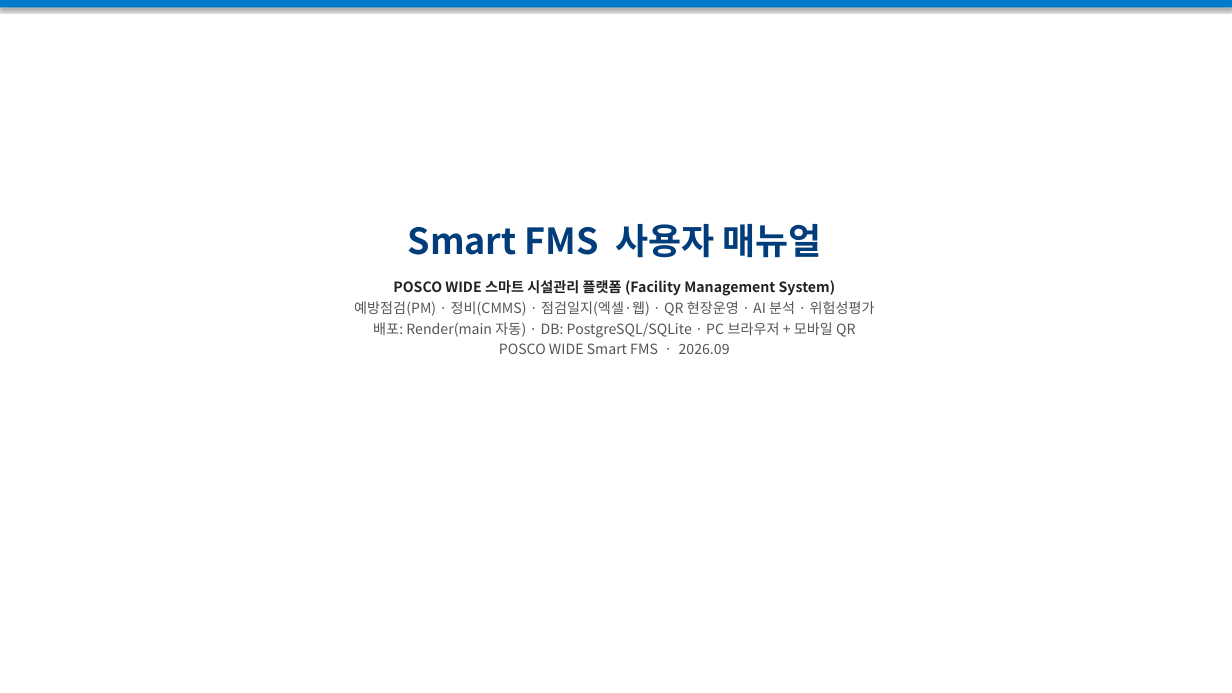
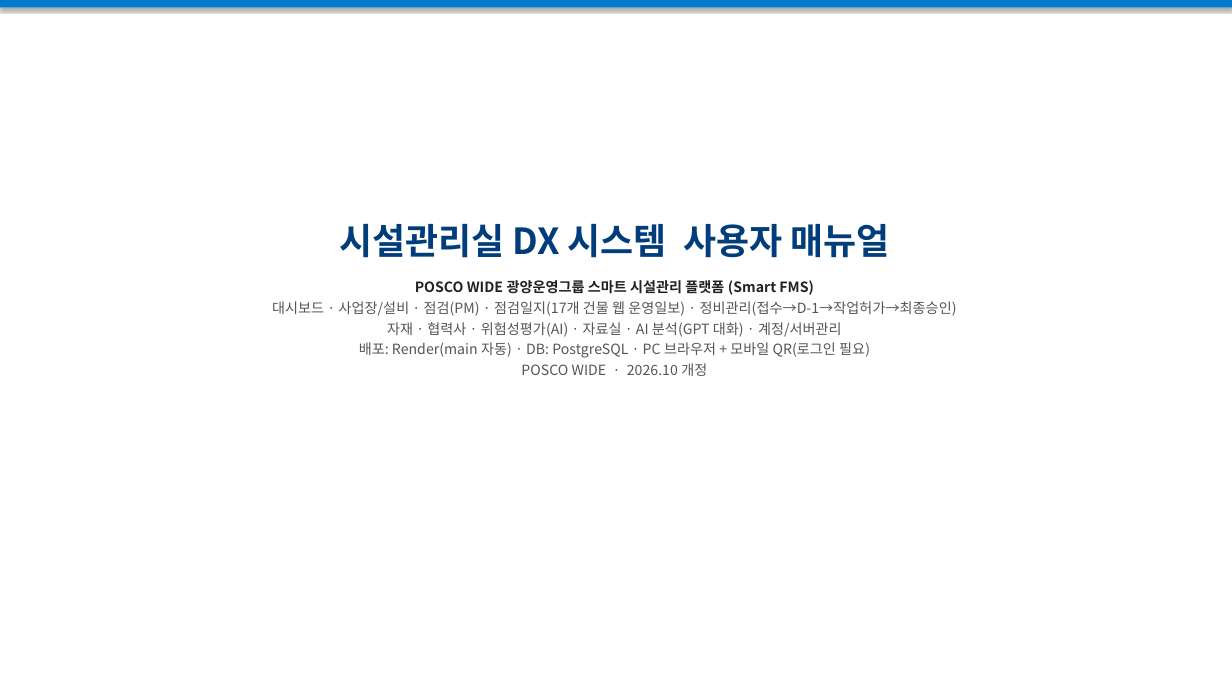
Before and after one commit to hongkiryong-ux/smart-fms, a slide deck: slide 1 of docs/Smart_FMS_사용매뉴얼.pptx. Drawn at 1232x693 pixels with LibreOffice and Linux fonts; fonts in the diff are those of the drawing. Boxes give left, top, right and bottom in pixels: in the first picture for what was removed or moved away, otherwise in the second. Text is boxed around its words. In the diff, an @@ line names an element or a change of style, - is before the commit and + after.

```diff
--- a/docs/Smart_FMS_사용매뉴얼.pptx
+++ b/docs/Smart_FMS_사용매뉴얼.pptx
@@ text at (339, 224, 889, 258): text changed @@
-Smart FMS 사용자 매뉴얼
+시설관리실 DX 시스템 사용자 매뉴얼
@@ text at (272, 280, 957, 376): text changed @@
-POSCO WIDE 스마트 시설관리 플랫폼 (Facility Management System)
-예방점검(PM) · 정비(CMMS) · 점검일지(엑셀·웹) · QR 현장운영 · AI 분석 · 위험성평가
-배포: Render(main 자동) · DB: PostgreSQL/SQLite · PC 브라우저 + 모바일 QR
-POSCO WIDE Smart FMS · 2026.09
+POSCO WIDE 광양운영그룹 스마트 시설관리 플랫폼 (Smart FMS)
+대시보드 · 사업장/설비 · 점검(PM) · 점검일지(17개 건물 웹 운영일보) · 정비관리(접수→D-1→작업허가→최종승인)
+자재 · 협력사 · 위험성평가(AI) · 자료실 · AI 분석(GPT 대화) · 계정/서버관리
+배포: Render(main 자동) · DB: PostgreSQL · PC 브라우저 + 모바일 QR(로그인 필요)
+POSCO WIDE · 2026.10 개정
```
Also in this commit, not shown: 9 other slides changed, 2 slides added, 2 other files.
